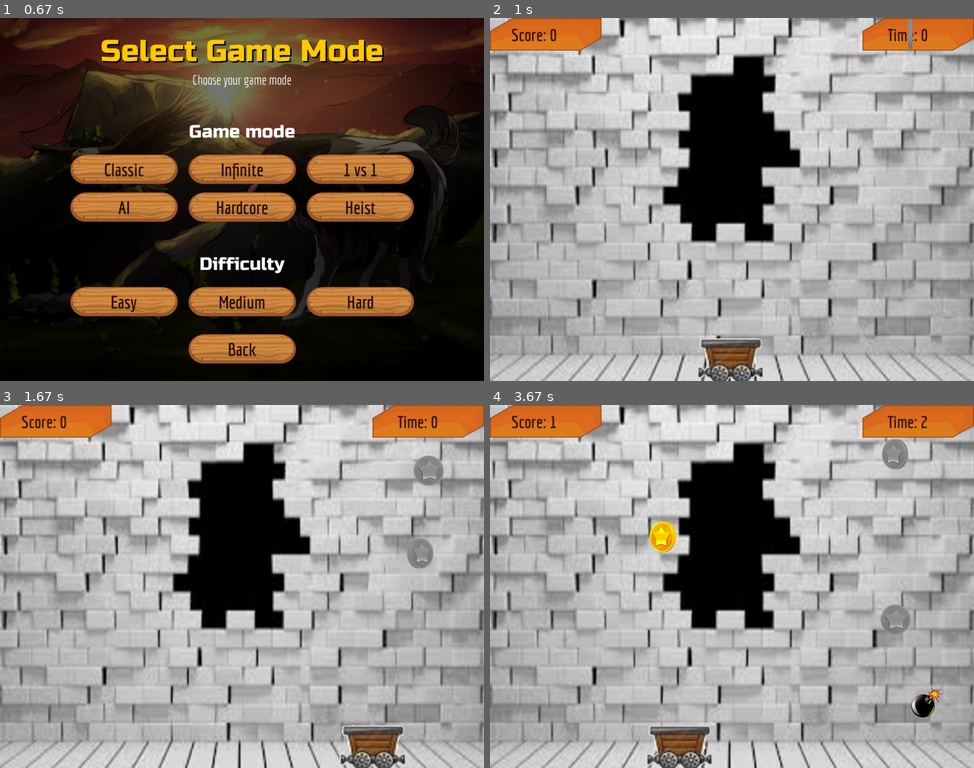
Above: before the commit, frames 1-4 (two rows, left to right).
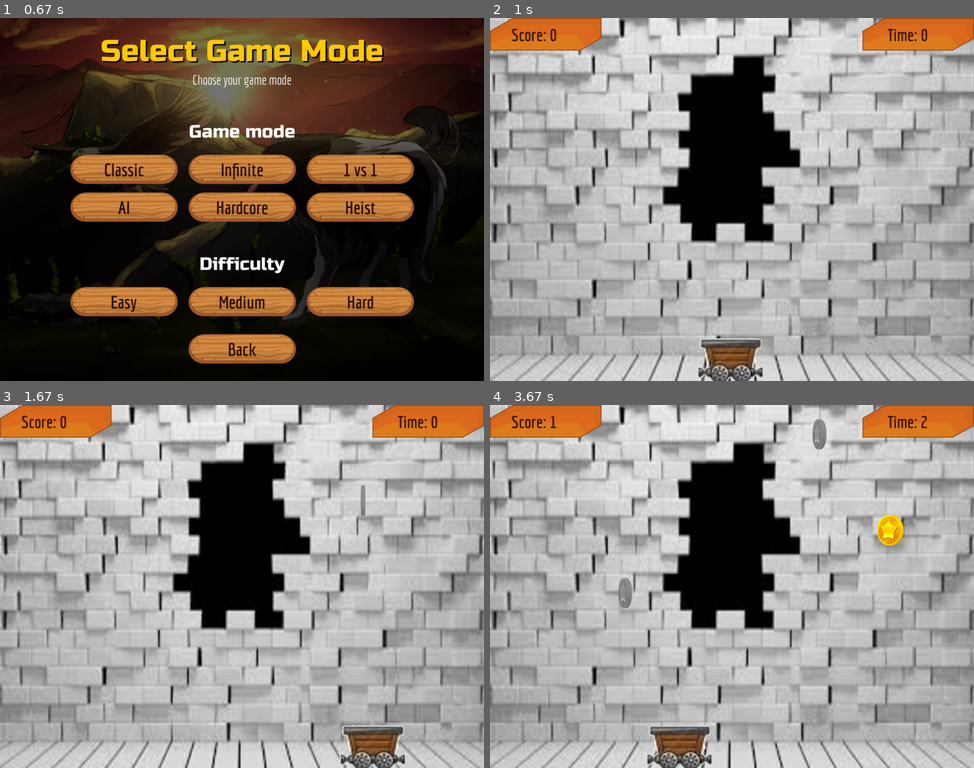
Above: after the commit, the same moments.

Repository: vineetjc/pygame-Coin-Fall-
Game: pygame game, started from main.py
The game is run twice, just before and just after one commit, with the same random seed, the same clock (stepped at 60 frames per second) and the same inputs.
Inputs:
- Up to frame 1 (0.67 s): click "Start" at 0.38 s
- Up to frame 2 (1 s): click "Easy" at 0.72 s
- Up to frame 3 (1.67 s): hold Right 1-1.47 s
- Up to frame 4 (3.67 s): hold Right 1.83-2.3 s; hold Left 2.33-2.87 s; hold Left 3.23-3.63 s

Frame 1 is identical in both runs. In frame 2, less than 0.1% of the frame differs, in the area x 86-88%, y 0-9%; in frame 3, 0.8%; in frame 4, 2.1%, in the area x 26-94%, y 3-87%.

Commit message:
Added: gameplay_parameters, difficulty parameters, new spawning system.

Diff:
--- a/main.py
+++ b/main.py
@@ -6,8 +6,6 @@
 from src.game_screens.screens_manager import Screens_Manager
 from src.input_package.input_manager import Input_Manager
 from src.animation_package import *
-from src.managers.sound_manager import Play_sound
-
 
 
 def game_loop():
@@ -22,10 +20,10 @@
     animation_manager = Animation_Manager(windowSurface)
     game_manager = Game_manager(animation_manager)
     game_manager.set_input(Input_Manager())
-    screens_manager = Screens_Manager(pygame, res, windowSurface, size, game_clock, game_manager)
+    screens_manager = Screens_Manager(
+        pygame, res, windowSurface, size, game_clock, game_manager)
     play_music = Play_sound('background_music')
     play_music.play_background_music()
-
 
     while True:
         events = pygame.event.get()
--- a/src/game_screens/game_mode_screen.py
+++ b/src/game_screens/game_mode_screen.py
@@ -3,6 +3,7 @@
 from pygame.locals import QUIT, KEYUP, MOUSEBUTTONUP
 from src.ui.text import Text
 from src.ui.button import Button
+from src.managers.gameplay_parameters import Gameplay_Parameters
 
 LEFT = 1
 
@@ -11,6 +12,7 @@
     def __init__(self, pygame, res, surface, size, game_manager):
         Screen.__init__(self, pygame, res, surface, size)
         self.game_manager = game_manager
+        self.params_list = Gameplay_Parameters().params_list
 
         self.texts['Heading1'] = Text(
             pygame, res, surface, (self.center_x + 3, 70 + 3), 'Select Game Mode', res.heading1_font, res.BLACK)
@@ -56,14 +58,17 @@
         if mouseup_event is not None:
             if self.buttons['Easy'].check_click(mouseup_event.pos):
                 self.game_manager.difficulty = Difficulty.EASY
+                self.game_manager.params = self.params_list['classic_easy']
                 return Game_mode.GAME
 
             if self.buttons['Medium'].check_click(mouseup_event.pos):
                 self.game_manager.difficulty = Difficulty.MEDIUM
+                self.game_manager.params = self.params_list['classic_medium']
                 return Game_mode.GAME
 
             if self.buttons['Hard'].check_click(mouseup_event.pos):
                 self.game_manager.difficulty = Difficulty.HARD
+                self.game_manager.params = self.params_list['classic_hard']
                 return Game_mode.GAME
 
             if self.buttons['Back'].check_click(mouseup_event.pos):
--- a/src/game_screens/game_screen.py
+++ b/src/game_screens/game_screen.py
@@ -35,7 +35,6 @@
         self.need_reset = False
         self.size = size
         self.result = 0
-        self.arbit_var = 1
         self.coinlist = []
         self.gameclock = gameclock
         self.game_manager = game_manager
@@ -45,11 +44,11 @@
         self.waiting_death_explosion = False
         self.wait_death_timer = 0
         self.wait_death_time = 100
+        self.random_pos_x = self.size[0] / 2
 
     def reset_before_restart(self):
         self.need_reset = False
         self.result = 0
-        self.arbit_var = 1
         self.coinlist = []
         self.timer = 0
         self.game_manager.reset()
@@ -64,6 +63,7 @@
         if self.need_reset:
             self.reset_before_restart()
 
+        # if watiting after death for explosion animation to get over
         if self.waiting_death_explosion:
             self.surface.blit(self.pygame.transform.scale(
                 self.res.BG, self.size), (0, 0))
@@ -78,6 +78,8 @@
             else:
                 return Game_mode.GAME
 
+        self.params = self.game_manager.params
+
         self.cart.move()
         self.surface.blit(self.pygame.transform.scale(
             self.res.BG, self.size), (0, 0))
@@ -88,18 +90,14 @@
         for text in self.texts:
             self.texts[text].draw()
 
-        c = self.get_random_entity(
-            self.arbit_var, self.res, self.size, self.surface)
-        self.coinlist.append(c)
+        c = self.get_random_entity()
+        if c is not None:
+            self.coinlist.append(c)
 
-        for b in self.coinlist[0:self.arbit_var:self.game_manager.difficulty.value["DENSITY"]]:
-            # (use 14 or 15) this is for the rate at which
-            # objects fall, can change this
-            b.draw()
-            b.fall()
-            self.cart.collect_item(b)
-
-        self.arbit_var += 1
+        for c in self.coinlist:
+            c.draw()
+            c.fall()
+            self.cart.collect_item(c)
 
         self.cart.draw()
 
@@ -126,17 +124,28 @@
 
         return Game_mode.GAME
 
-    def get_random_entity(self, arbit_var, res, size, surface):
-        # randomizing bonus coin/bomb/coin fall frequency, can change this
-        if not arbit_var % 3 or not arbit_var % 4:
-            select = random.randint(1, 2)
-            if select == 1:
-                c = BlueCoin(res, size, surface)
-            else:  # select = 2
-                c = Bomb(res, size, surface)
-        elif not arbit_var % 5 or not arbit_var % 7 or not arbit_var % 11:
-            c = Bomb(res, size, surface)
+    def get_random_entity(self):
+
+        if random.random() < self.params['spawn_chance']:
+
+            coin_select_random = random.random()
+            self.new_random_x()
+
+            if coin_select_random < self.params['silver_chance']:
+                return Coin(self.res, self.size, self.surface, self.random_pos_x, -50)
+            elif coin_select_random < (self.params['silver_chance'] + self.params['gold_chance']):
+                return BlueCoin(self.res, self.size, self.surface, self.random_pos_x, -50)
+            else:
+                return Bomb(self.res, self.size, self.surface, self.random_pos_x, -50)
+
         else:
-            c = Coin(res, size, surface)
+            return None
 
-        return c
+    def new_random_x(self):
+        new_rand = random.randint(50, self.size[0] - 50)
+
+        # to prevent overlaping spawn
+        if abs(new_rand - self.random_pos_x) < 100:
+            self.new_random_x()
+        else:
+            self.random_pos_x = new_rand
--- a/src/managers/__init__.py
+++ b/src/managers/__init__.py
@@ -1,2 +1,4 @@
 from .resources import Resources
 from .game_manager import Game_manager
+from .sound_manager import Play_sound
+from .gameplay_parameters import Gameplay_Parameters
--- a/src/managers/game_manager.py
+++ b/src/managers/game_manager.py
@@ -11,6 +11,7 @@
         self.score = 0
         self.time = 0
         self.difficulty = Difficulty.MEDIUM
+        self.params = None
         self.animation_manager = animation_manager
 
     def set_input(self, input):
--- /dev/null
+++ b/src/managers/gameplay_parameters.py
@@ -0,0 +1,39 @@
+##################################################
+# Gameplay defining parameters
+# Paramerters depend on game mode and difficulty
+##################################################
+
+
+class Gameplay_Parameters:
+
+    def __init__(self):
+        self.params_list = {}
+
+        # Classic mode parameters
+        #
+        # spawn_chance: chance of spawing anything every frame
+        # silver_chance: if we have to spawn, chances of silver coin spawning
+        # gold_chance: see above
+        # bomb_chance: see above
+        # Note: all chances in fraction. 0.10 = 10% chance of spawning
+
+        self.params_list['classic_easy'] = {
+            'spawn_chance':     0.030,
+            'silver_chance':    0.60,
+            'gold_chance':      0.30,
+            'bomb_chance':      0.10
+        }
+
+        self.params_list['classic_medium'] = {
+            'spawn_chance':     0.075,
+            'silver_chance':    0.55,
+            'gold_chance':      0.25,
+            'bomb_chance':      0.20
+        }
+
+        self.params_list['classic_hard'] = {
+            'spawn_chance':     0.120,
+            'silver_chance':    0.45,
+            'gold_chance':      0.15,
+            'bomb_chance':      0.30
+        }
--- a/src/objects/bluecoin.py
+++ b/src/objects/bluecoin.py
@@ -7,8 +7,8 @@
 
 
 class BlueCoin(Coin):  # bonus coin
-    def __init__(self, res, size, surface):
-        Coin.__init__(self, res, size, surface)
+    def __init__(self, res, size, surface, spawn_x, spawn_y):
+        Coin.__init__(self, res, size, surface, spawn_x, spawn_y)
         self.type = Entity.BLUE_COIN
         self.animation = Animation(
             None, surface, res.gold_coin_anim, res.gold_coin_anim_size, 3, True)
--- a/src/objects/bomb.py
+++ b/src/objects/bomb.py
@@ -7,8 +7,8 @@
 
 
 class Bomb(Coin):
-    def __init__(self, res, size, surface):
-        Coin.__init__(self, res, size, surface)
+    def __init__(self, res, size, surface, spawn_x, spawn_y):
+        Coin.__init__(self, res, size, surface, spawn_x, spawn_y)
         self.type = Entity.BOMB
         self.animation = Animation(
             None, surface, res.bomb_anim, res.bomb_anim_size, 3, True)
--- a/src/objects/coin.py
+++ b/src/objects/coin.py
@@ -8,13 +8,13 @@
 
 
 class Coin():
-    def __init__(self, res, size, surface):
+    def __init__(self, res, size, surface, spawn_x, spawn_y):
         self.type = Entity.COIN
         self.surface = surface
         self.animation = Animation(
             None, surface, res.silver_coin_anim, res.silver_coin_anim_size, 3, True)
-        self.x = random.randint(50, size[0] - 50)
-        self.y = -50
+        self.x = spawn_x
+        self.y = spawn_y
         self.anim_index = 0
         self.anim_counter = 0
         self.anim_tick_length = 4
